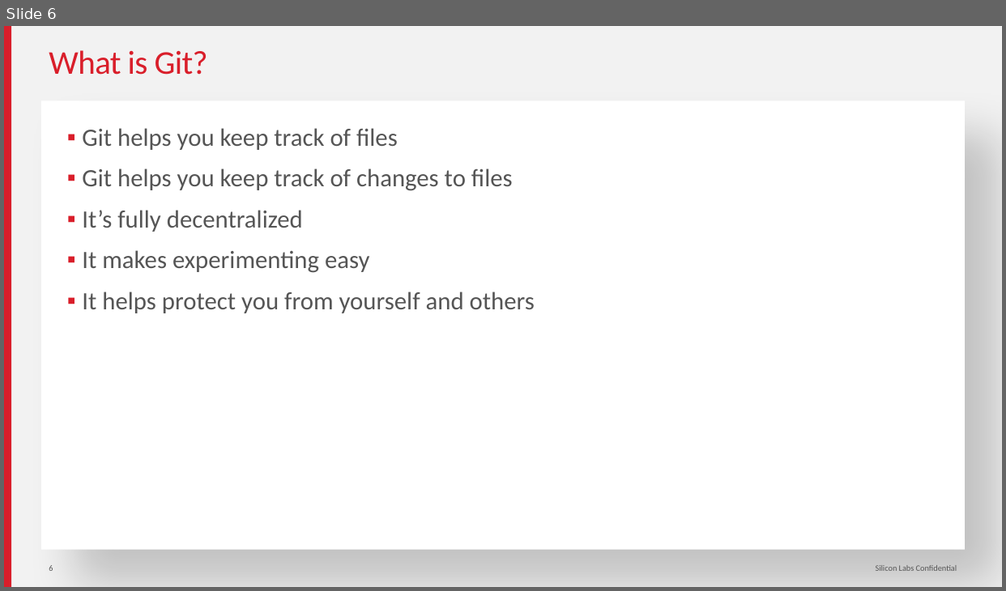
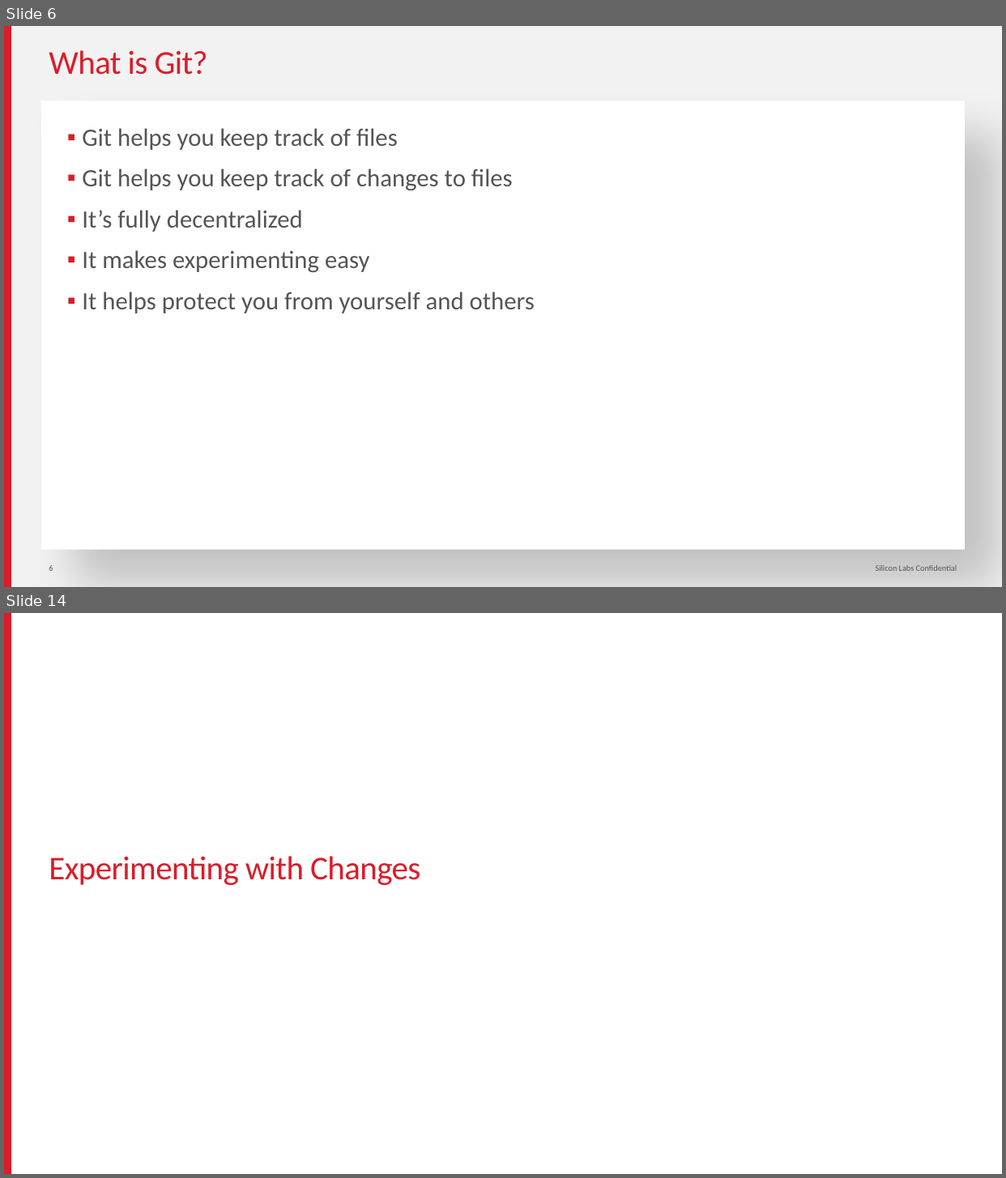
Before and after one commit to kugurst/git-lunch-and-learn, a slide deck: Git The Hard Way.pptx. Shown one above the other, each under a label of ours: slide 6 before the commit, slides 6 and 14 after it; the slides between them are not shown. The pictures are 1006x591 and 1006x1178 pixels, drawn with LibreOffice and Linux fonts; fonts in the diff are those of the drawing; background and template pictures are left out. Boxes give left, top, right and bottom in pixels: in the first picture for what was removed or moved away, otherwise in the second. Text is boxed around its words. In the diff, an @@ line names an element or a change of style, - is before the commit and + after.

```diff
--- a/Git The Hard Way.pptx
+++ b/Git The Hard Way.pptx
@@ slide 14 added at (4,613,1002,1174), background picture (left out); not listed: 1 template element that a slide beside it also shows @@
@@ title added at (49,856,420,885), 32 pt, text #D91E2A @@
+Experimenting with Changes
```
Also in this commit, not shown: 1 slide changed, 25 other slides added, 1 other file.
